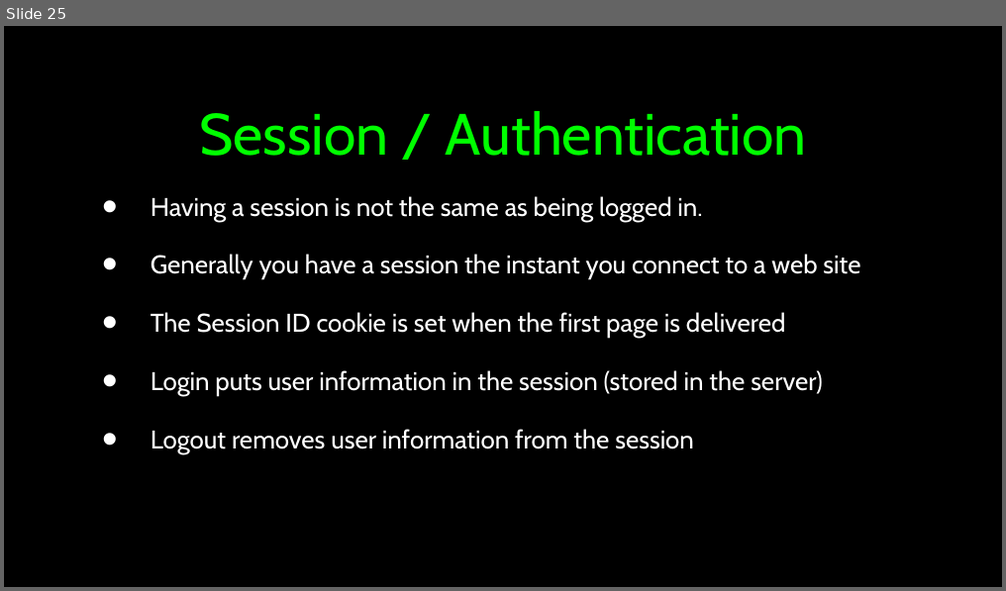
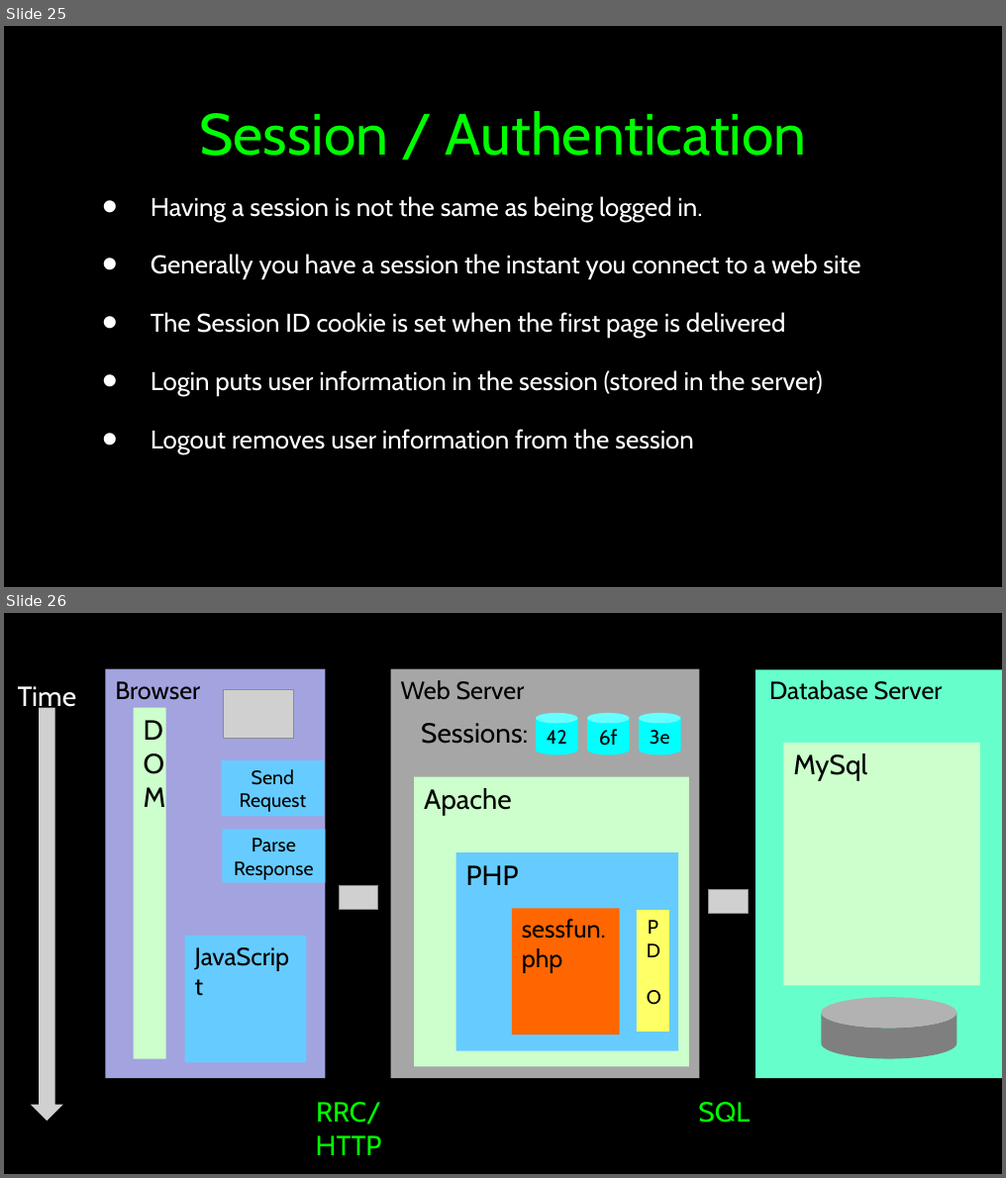
Before and after one commit to csev/wa4e, a slide deck: lectures/PHP-08-POST-Redirect-Authn.ppt. Shown one above the other, each under a label of ours: slide 25 before the commit, slides 25 and 26 after it. The pictures are 1006x591 and 1006x1178 pixels, drawn with LibreOffice and Linux fonts; fonts in the diff are those of the drawing; grey boxes stand for pictures. Boxes give left, top, right and bottom in pixels: in the first picture for what was removed or moved away, otherwise in the second. Text is boxed around its words. In the diff, an @@ line names an element or a change of style, - is before the commit and + after.

```diff
--- a/lectures/PHP-08-POST-Redirect-Authn.ppt
+++ b/lectures/PHP-08-POST-Redirect-Authn.ppt
@@ slide 26 added at box(4, 613, 1002, 1174), background #000000; not listed: 3 template elements that a slide beside it also shows @@
@@ rectangle added at box(106, 668, 326, 1078), fill #A3A3E0, 18 pt, text #000000 @@
+Browser
@@ rectangle added at box(391, 668, 700, 1078), fill #A6A6A6, 18 pt, text #000000 @@
+Web Server
@@ rectangle added at box(755, 669, 1002, 1079), fill #66FFCC @@
@@ text added at box(18, 686, 77, 712), 20 pt, text #FFFFFF @@
+Time
@@ picture added at box(224, 690, 294, 739) @@
@@ text added at box(769, 680, 943, 700), 18 pt, text #000000 @@
+Database Server
@@ picture added at box(31, 708, 63, 1121) @@
@@ rectangle added at box(134, 708, 166, 1059), fill #CCFFCC, 20 pt, text #000000 @@
+D
+OM
@@ text added at box(421, 723, 528, 744), 20 pt, text #000000 @@
+Sessions:
@@ cylinder added at box(536, 713, 578, 755), fill #00FFFF, 13.9 pt, text #000000 @@
+42
@@ cylinder added at box(587, 713, 629, 755), fill #00FFFF, 15 pt, text #000000 @@
+6f
@@ cylinder added at box(639, 713, 680, 755), fill #00FFFF, 13.9 pt, text #000000 @@
+3e
@@ rectangle added at box(222, 761, 325, 817), fill #66CCFF, 14 pt, text #000000 @@
+Send
+Request
@@ rectangle added at box(783, 743, 980, 986), fill #CCFFCC, 20 pt, text #000000 @@
+MySql
@@ rectangle added at box(414, 776, 689, 1066), fill #CCFFCC, 20 pt, text #000000 @@
+Apache
@@ rectangle added at box(223, 830, 326, 883), fill #66CCFF, 14 pt, text #000000 @@
+Parse
+Response
@@ rectangle added at box(456, 853, 678, 1052), fill #66CCFF, 20 pt, text #000000 @@
+PHP
@@ picture added at box(340, 885, 378, 909) @@
@@ rectangle added at box(512, 908, 620, 1035), fill #FF6600, 18 pt, text #000000 @@
+sessfun.php
@@ picture added at box(709, 889, 747, 913) @@
@@ rectangle added at box(184, 936, 306, 1063), fill #66CCFF, 18 pt, text #000000 @@
+JavaScript
@@ rectangle added at box(637, 910, 669, 1032), fill #FFFF66, 14 pt, text #000000 @@
+P
+D
+O
@@ cylinder added at box(822, 997, 957, 1059), fill #7F7F7F @@
@@ text added at box(316, 1102, 382, 1156), 20 pt, text #00FF00 @@
+RRC/HTTP
@@ text added at box(698, 1102, 749, 1123), 20 pt, text #00FF00 @@
+SQL
```
Also in this commit, not shown: 2 slides changed, 1 other file.
